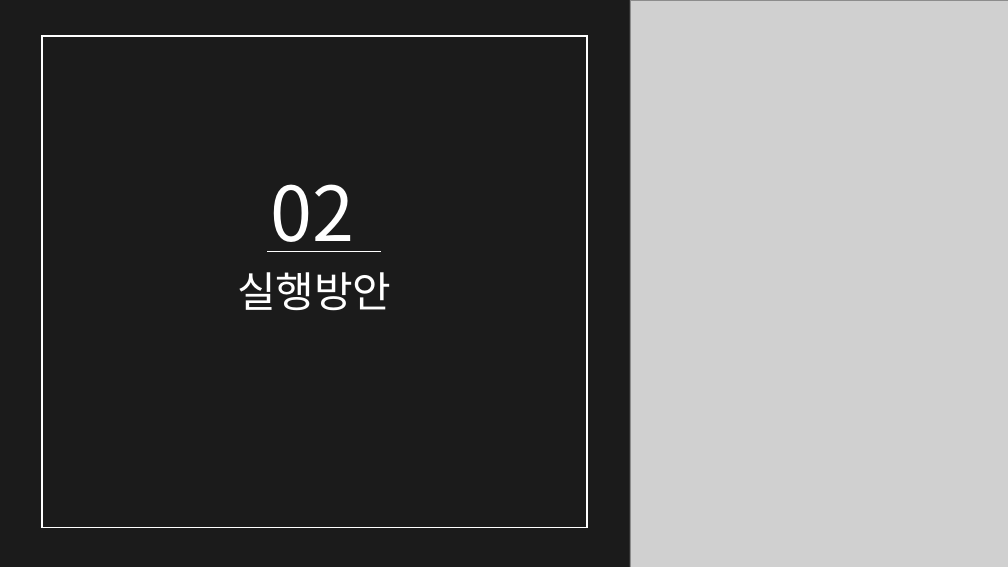
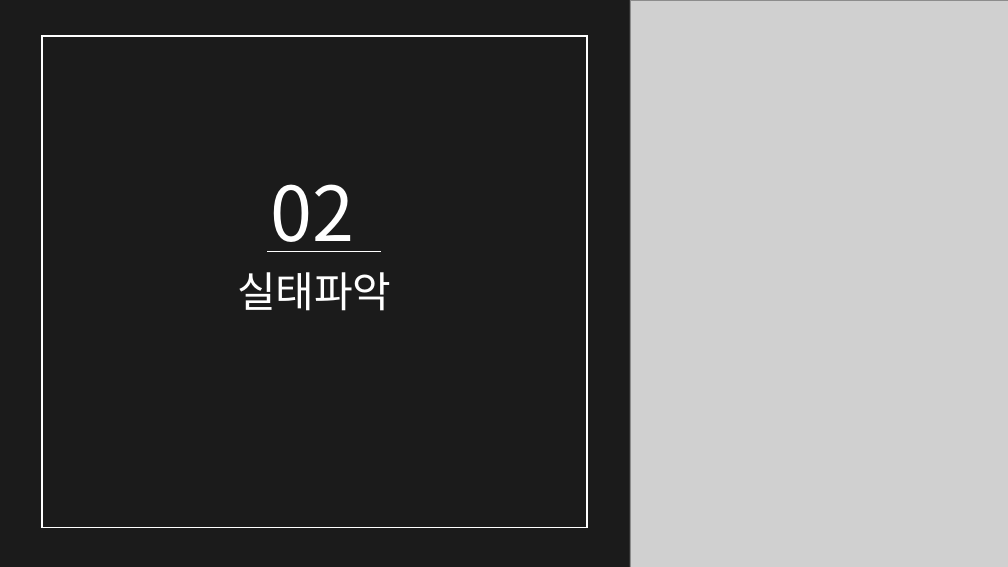
Before and after one commit to kyunakim/crawling-project, a slide deck: slide 15 of 청소년도박_PPT.pptx (slide 9 before the commit). Drawn at 1008x567 pixels with LibreOffice and Linux fonts; fonts in the diff are those of the drawing; grey boxes stand for pictures. Boxes give left, top, right and bottom in pixels: in the first picture for what was removed or moved away, otherwise in the second. Text is boxed around its words. In the diff, an @@ line names an element or a change of style, - is before the commit and + after.

```diff
--- a/청소년도박_PPT.pptx
+++ b/청소년도박_PPT.pptx
@@ text at (237, 272, 391, 311): text changed @@
-실행방안
+실태파악
```
Also in this commit, not shown: 7 other slides changed, 14 slides added, 2 slides removed.
